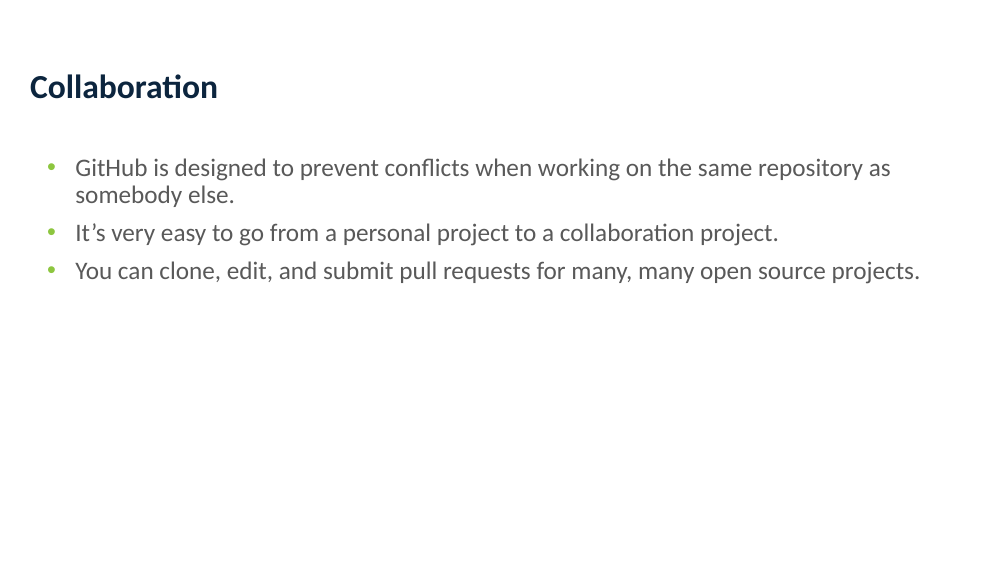
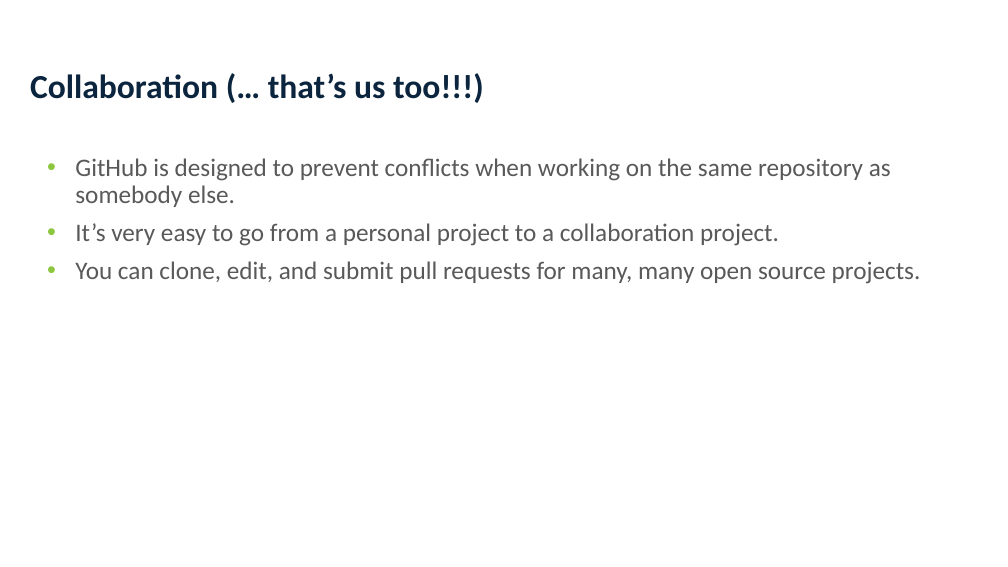
Before and after one commit to LimnoTech/GitHub-Training-SEMIFLD, a slide deck: slide 38 of LTI_GitHub-Training-GLWA-SEMIFLD.pptx. Drawn at 1008x567 pixels with LibreOffice and Linux fonts; fonts in the diff are those of the drawing. Boxes give left, top, right and bottom in pixels: in the first picture for what was removed or moved away, otherwise in the second. Text is boxed around its words. In the diff, an @@ line names an element or a change of style, - is before the commit and + after.

Commit message:
another change to the pptx 🔥

```diff
--- a/LTI_GitHub-Training-GLWA-SEMIFLD.pptx
+++ b/LTI_GitHub-Training-GLWA-SEMIFLD.pptx
@@ title at [30,73,484,103]: text changed @@
-Collaboration
+Collaboration (… that’s us too!!!)
```
